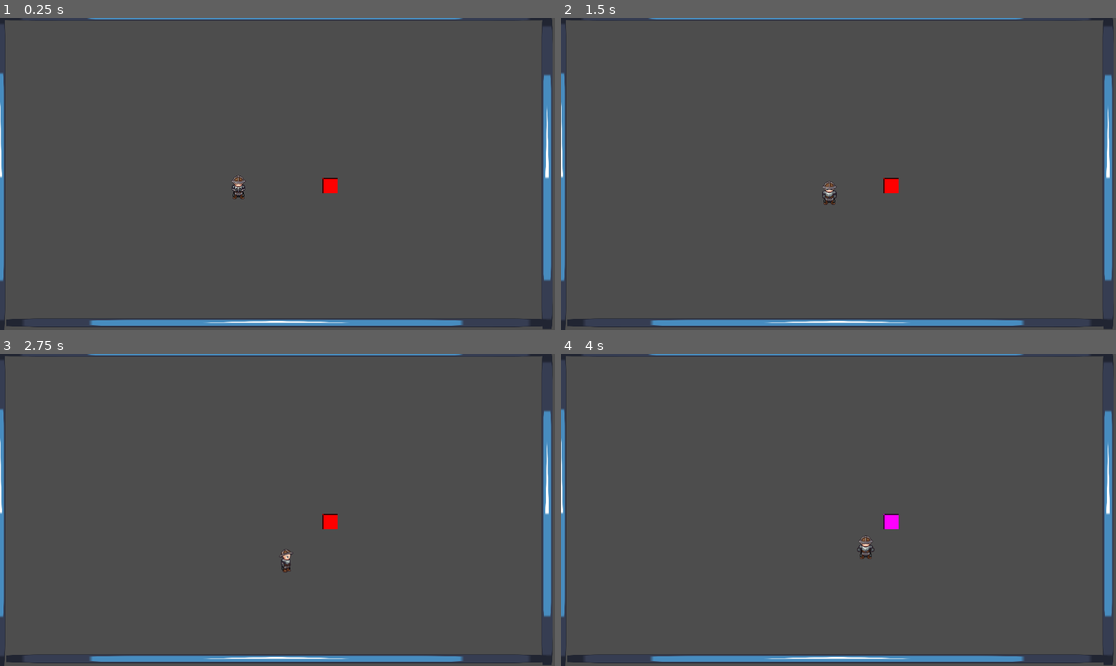
Above: before the commit, frames 1-4 (two rows, left to right).
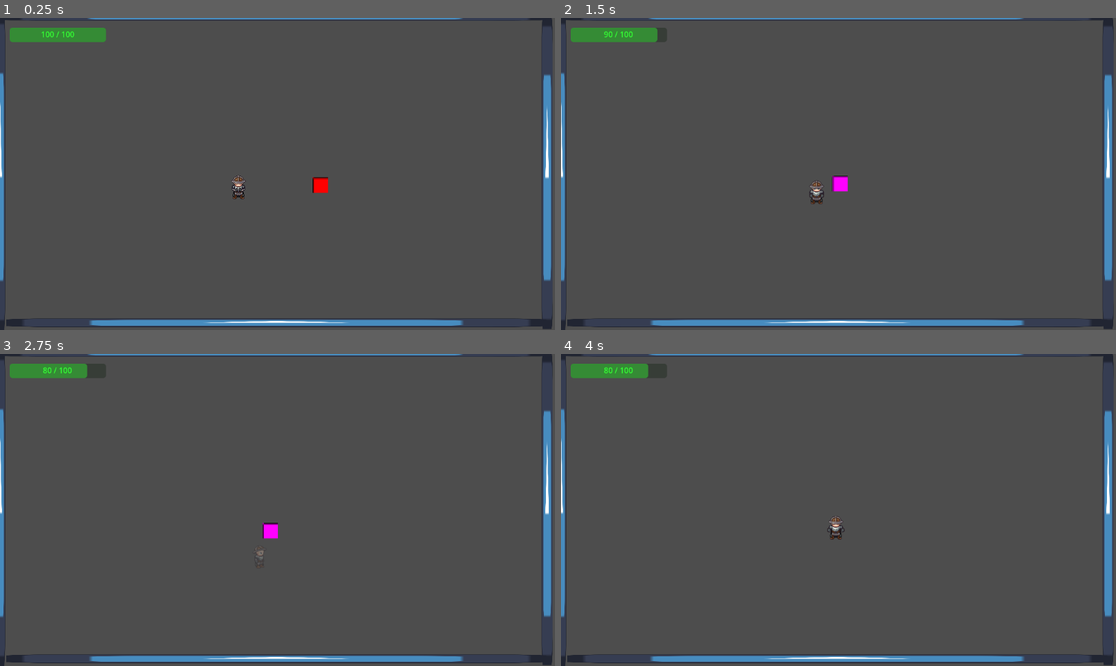
Above: after the commit, the same moments.

Repository: koukous/late-adventure
Game: Godot game, scene res://world.tscn
The game is run twice, just before and just after one commit, with the same random seed, the same clock (stepped at 60 frames per second) and the same inputs. The engine's default icon, where the game draws it, is replaced by a stand-in: a white triangle on a blue panel in a dark square.
Inputs (mouse positions are in pixels of both pictures, inside the frame that each line leads up to):
- Up to frame 1 (0.25 s): no input
- Up to frame 2 (1.5 s): move the mouse to (960, 158) at 0.52 s; hold D (move_right) 0.53-1.28 s; click (960, 158) at 0.6 s; move the mouse to (727, 189) at 1.27 s; hold S (move_down) from 1.28 s (still down); click (727, 189) at 1.35 s
- Up to frame 3 (2.75 s): move the mouse to (333, 441) at 2.02 s; release S (move_down) at 2.03 s; hold D (move_right) from 2.03 s (still down); click (333, 441) at 2.1 s
- Up to frame 4 (4 s): move the mouse to (810, 572) at 2.77 s; release D (move_right) at 2.78 s; hold W (move_up) 2.78-3.53 s; click (810, 572) at 2.85 s; move the mouse to (1005, 556) at 3.52 s; hold A (move_left) from 3.53 s (still down); click (1005, 556) at 3.6 s

The runs differ from the first frame. In frame 1, 1.0% of the frame differs, in the area x 1-61%, y 3-57%; in frame 2, 1.2%, in the area x 1-61%, y 3-60%; in frame 3, 1.0%; in frame 4, 1.0%.

Commit message:
enemy and healt barr
the enemy chase you in 300px radius and hit you if you die you respond again

Diff:
--- /dev/null
+++ b/HealtUI.tscn
@@ -0,0 +1,21 @@
+[gd_scene format=3 uid="uid://brwq0x8x8cs4g"]
+
+[ext_resource type="Script" uid="uid://c2ppssdgsfk52" path="res://healt_ui.gd" id="1_1b0h5"]
+
+[node name="HealthUI" type="CanvasLayer" unique_id=1590557099]
+script = ExtResource("1_1b0h5")
+
+[node name="HealthBar" type="ProgressBar" parent="." unique_id=1146098472]
+offset_left = 20.0
+offset_top = 20.0
+offset_right = 220.0
+offset_bottom = 50.0
+show_percentage = false
+
+[node name="HealthLabel" type="Label" parent="HealthBar" unique_id=2008229892]
+layout_mode = 0
+offset_right = 200.0
+offset_bottom = 28.0
+text = "100 / 100"
+horizontal_alignment = 1
+vertical_alignment = 1
--- a/enemy.gd
+++ b/enemy.gd
@@ -1,32 +1,86 @@
 extends CharacterBody2D
-# Simple Enemy - Takes damage and dies when hit
-# Works with either Sprite2D or AnimatedSprite2D!
+# Enemy that CHASES the player and damages on contact
 
 @export var max_health: int = 30
-@export var knockback_force: float = 200.0
+@export var contact_damage: int = 10
+@export var damage_cooldown: float = 1.0
+@export var move_speed: float = 80.0  # Chase speed
+@export var detection_range: float = 300.0  # How far enemy can "see" player
 
 var current_health: int
-var sprite  # Will hold either Sprite2D or AnimatedSprite2D
+var sprite
+var can_damage_player: bool = true
+var damage_timer: float = 0.0
+var player = null
 
 func _ready():
 	current_health = max_health
 
-	# Try to find either AnimatedSprite2D or Sprite2D
+	# Find sprite
 	if has_node("AnimatedSprite2D"):
 		sprite = $AnimatedSprite2D
 	elif has_node("Sprite2D"):
 		sprite = $Sprite2D
-	else:
-		print("Warning: Enemy has no sprite!")
 
-	# Connect to the player's attack area
-	var player = get_tree().get_first_node_in_group("player")
+	# Find the player
+	player = get_tree().get_first_node_in_group("player")
+
+	# Connect to player's attack area
 	if player:
 		var attack_area = player.get_node("AttackArea")
 		attack_area.body_entered.connect(_on_hit_by_attack)
 
+func _physics_process(delta):
+	# Update damage cooldown
+	if damage_timer > 0:
+		damage_timer -= delta
+		if damage_timer <= 0:
+			can_damage_player = true
+
+	# Chase the player if they exist and are in range
+	if player:
+		chase_player()
+
+	# Move the enemy
+	move_and_slide()
+
+	# Check if we're colliding with the player
+	check_player_collision()
+
+func chase_player():
+	# Calculate distance to player
+	var distance_to_player = global_position.distance_to(player.global_position)
+
+	# Only chase if player is within detection range
+	if distance_to_player < detection_range:
+		# Calculate direction to player
+		var direction = (player.global_position - global_position).normalized()
+
+		# Move towards player
+		velocity = direction * move_speed
+	else:
+		# Player too far away - stop moving
+		velocity = Vector2.ZERO
+
+func check_player_collision():
+	# Check all collisions this frame
+	for i in get_slide_collision_count():
+		var collision = get_slide_collision(i)
+		var collider = collision.get_collider()
+
+		# If we hit the player
+		if collider and collider.is_in_group("player") and can_damage_player:
+			damage_player(collider)
+
+func damage_player(player_node):
+	# Tell the player to take damage
+	if player_node.has_method("take_damage"):
+		player_node.take_damage(contact_damage)
+		can_damage_player = false
+		damage_timer = damage_cooldown
+		print("Enemy damaged player for ", contact_damage, " damage!")
+
 func _on_hit_by_attack(body):
-	# Check if the body that got hit is THIS enemy
 	if body == self:
 		take_damage(10)
 
@@ -34,17 +88,16 @@
 	current_health -= amount
 	print("Enemy took ", amount, " damage! Health: ", current_health)
 
-	# Visual feedback - flash red
+	# Visual feedback
 	if sprite:
-		sprite.modulate = Color(1, 0.3, 0.3)  # Red flash
+		sprite.modulate = Color(1, 0.3, 0.3)
 		await get_tree().create_timer(0.1).timeout
-		sprite.modulate = Color(1, 1, 1)  # Back to normal
+		if sprite:  # Check if still exists
+			sprite.modulate = Color(1, 1, 1)
 
-	# Check if dead
 	if current_health <= 0:
 		die()
 
 func die():
 	print("Enemy died!")
-	# Optional: play death animation, drop items, etc.
-	queue_free()  # Remove from scene
+	queue_free()
--- /dev/null
+++ b/healt_ui.gd
@@ -0,0 +1,35 @@
+extends CanvasLayer
+# Health Bar UI - displays player's current health
+
+@onready var health_bar = $HealthBar
+@onready var health_label = $HealthBar/HealthLabel
+
+func _ready():
+	# Find the player and connect to their health signal
+	var player = get_tree().get_first_node_in_group("player")
+	if player:
+		player.health_changed.connect(_on_player_health_changed)
+		player.player_died.connect(_on_player_died)
+
+		# Set initial health display
+		_on_player_health_changed(player.current_health, player.max_health)
+
+func _on_player_health_changed(current_health, max_health):
+	# Update the health bar
+	health_bar.max_value = max_health
+	health_bar.value = current_health
+
+	# Update the label text
+	health_label.text = str(current_health) + " / " + str(max_health)
+
+	# Change color based on health percentage
+	var health_percent = float(current_health) / float(max_health)
+	if health_percent > 0.6:
+		health_bar.modulate = Color(0.2, 1, 0.2)  # Green
+	elif health_percent > 0.3:
+		health_bar.modulate = Color(1, 1, 0.2)  # Yellow
+	else:
+		health_bar.modulate = Color(1, 0.2, 0.2)  # Red
+
+func _on_player_died():
+	health_label.text = "DEAD"
--- a/player.gd
+++ b/player.gd
@@ -1,5 +1,5 @@
 extends CharacterBody2D
-# Player with DEBUG PRINTS to see what's happening
+# Player with movement, animations, combat, AND health system!
 
 # Movement settings
 @export var speed: float = 200.0
@@ -9,63 +9,77 @@
 # Attack settings
 @export var attack_cooldown: float = 0.5
 
+# Health settings
+@export var max_health: int = 100
+@export var invincibility_duration: float = 1.0  # How long you're invincible after getting hit
+
 # State tracking
 var facing_direction: Vector2 = Vector2.DOWN
 var is_attacking: bool = false
 var can_attack: bool = true
 var attack_timer: float = 0.0
 
+# Health tracking
+var current_health: int
+var is_invincible: bool = false
+var invincibility_timer: float = 0.0
+
 # Node references
 @onready var animated_sprite = $AnimatedSprite2D
 @onready var attack_area = $AttackArea
 @onready var attack_hitbox = $AttackArea/AttackCollision
 
+# Signal to notify UI when health changes
+signal health_changed(new_health, max_health)
+signal player_died
+
 func _ready():
-	# DEBUG: Print to verify nodes exist
-	print("=== PLAYER DEBUG ===")
-	print("AttackArea exists: ", attack_area != null)
-	print("AttackCollision exists: ", attack_hitbox != null)
+	# Initialize health
+	current_health = max_health
 
-	# Make sure attack hitbox is disabled at start
+	# Disable attack hitbox at start
 	attack_hitbox.disabled = true
 
-	# Connect signal to see when attack hits something
-	attack_area.body_entered.connect(_on_attack_hit)
-
-func _on_attack_hit(body):
-	print("Attack hit something: ", body.name)
+	# Emit initial health for UI
+	health_changed.emit(current_health, max_health)
 
 func _physics_process(delta):
-	# Update attack cooldown timer
+	# Update timers
+	update_timers(delta)
+
+	# Check for attack input
+	if Input.is_action_just_pressed("attack") and can_attack and not is_attacking:
+		start_attack()
+
+	# Only allow movement if not attacking
+	if not is_attacking:
+		handle_movement(delta)
+	else:
+		velocity = velocity.move_toward(Vector2.ZERO, friction * delta)
+
+	move_and_slide()
+	update_animation()
+
+func update_timers(delta):
+	# Attack cooldown timer
 	if attack_timer > 0:
 		attack_timer -= delta
 		if attack_timer <= 0:
 			can_attack = true
 
-	# Check for attack input
-	if Input.is_action_just_pressed("attack"):
-		print("Attack button pressed! Can attack: ", can_attack, " Is attacking: ", is_attacking)
-		if can_attack and not is_attacking:
-			start_attack()
-
-	# Only allow movement if not attacking
-	if not is_attacking:
-		handle_movement(delta)
-	else:
-		# Slow down during attack
-		velocity = velocity.move_toward(Vector2.ZERO, friction * delta)
-
-	move_and_slide()
-	update_animation()
+	# Invincibility timer
+	if invincibility_timer > 0:
+		invincibility_timer -= delta
+		if invincibility_timer <= 0:
+			is_invincible = false
+			animated_sprite.modulate = Color(1, 1, 1)  # Back to normal color
 
 func handle_movement(delta):
 	var input_direction = get_input_direction()
 
-	# Update facing direction when moving
 	if input_direction != Vector2.ZERO:
 		facing_direction = input_direction
 
-	# Apply movement
 	if input_direction != Vector2.ZERO:
 		velocity = velocity.move_toward(input_direction * speed, acceleration * delta)
 	else:
@@ -79,24 +93,16 @@
 	return direction.normalized()
 
 func start_attack():
-	print(">>> STARTING ATTACK <<<")
 	is_attacking = true
 	can_attack = false
 	attack_timer = attack_cooldown
 
-	# Position the attack hitbox based on facing direction
 	update_attack_hitbox_position()
+	attack_hitbox.disabled = false
 
-	# Enable hitbox briefly
-	attack_hitbox.disabled = false
-	print("Attack hitbox ENABLED")
-
-	# Disable hitbox after a short time (attack duration)
 	await get_tree().create_timer(0.2).timeout
 	attack_hitbox.disabled = true
-	print("Attack hitbox DISABLED")
 
-	# Wait for attack animation to finish
 	await get_tree().create_timer(0.3).timeout
 	is_attacking = false
 
@@ -104,21 +110,70 @@
 	var offset_distance = 40
 
 	if abs(facing_direction.x) > abs(facing_direction.y):
-		# Attacking left or right
 		if facing_direction.x < 0:
 			attack_area.position = Vector2(-offset_distance, 0)
-			print("Attack position: LEFT")
 		else:
 			attack_area.position = Vector2(offset_distance, 0)
-			print("Attack position: RIGHT")
 	else:
-		# Attacking up or down
 		if facing_direction.y < 0:
 			attack_area.position = Vector2(0, -offset_distance)
-			print("Attack position: UP")
 		else:
 			attack_area.position = Vector2(0, offset_distance)
-			print("Attack position: DOWN")
+
+func take_damage(amount: int):
+	# Don't take damage if invincible
+	if is_invincible:
+		return
+
+	current_health -= amount
+	print("Player took ", amount, " damage! Health: ", current_health, "/", max_health)
+
+	# Emit signal for UI to update
+	health_changed.emit(current_health, max_health)
+
+	# Visual feedback - flash red
+	animated_sprite.modulate = Color(1, 0.3, 0.3)
+
+	# Become invincible temporarily
+	is_invincible = true
+	invincibility_timer = invincibility_duration
+
+	# Blink effect during invincibility
+	blink_while_invincible()
+
+	# Check if dead
+	if current_health <= 0:
+		die()
+
+func blink_while_invincible():
+	# Make sprite blink while invincible
+	var blink_count = 0
+	var max_blinks = int(invincibility_duration / 0.15)  # Blink every 0.15 seconds
+
+	while is_invincible and blink_count < max_blinks:
+		await get_tree().create_timer(0.075).timeout
+		if is_invincible:  # Check if still invincible
+			animated_sprite.modulate.a = 0.3  # Semi-transparent
+
+		await get_tree().create_timer(0.075).timeout
+		if is_invincible:
+			animated_sprite.modulate = Color(1, 1, 1)  # Fully visible
+
+		blink_count += 1
+
+func heal(amount: int):
+	current_health = min(current_health + amount, max_health)
+	print("Player healed ", amount, "! Health: ", current_health, "/", max_health)
+	health_changed.emit(current_health, max_health)
+
+func die():
+	print("Player died!")
+	player_died.emit()
+
+	# Optional: play death animation
+	# For now, just restart the scene
+	await get_tree().create_timer(1.0).timeout
+	get_tree().reload_current_scene()
 
 func update_animation():
 	var is_moving = velocity.length() > 10
--- a/project.godot
+++ b/project.godot
@@ -46,6 +46,7 @@
 [physics]
 
 3d/physics_engine="Jolt Physics"
+2d/default_gravity=0.0
 
 [rendering]
 
--- a/world.tscn
+++ b/world.tscn
@@ -2,6 +2,7 @@
 
 [ext_resource type="PackedScene" uid="uid://bkpyaft2y2e6y" path="res://player.tscn" id="1_fj7yv"]
 [ext_resource type="Texture2D" uid="uid://c40kaqdpey8se" path="res://icon.svg" id="2_tlwt5"]
+[ext_resource type="PackedScene" uid="uid://brwq0x8x8cs4g" path="res://HealtUI.tscn" id="3_aqk2v"]
 [ext_resource type="PackedScene" uid="uid://4035bihmolck" path="res://Enemy.tscn" id="3_tlwt5"]
 
 [sub_resource type="RectangleShape2D" id="RectangleShape2D_aqk2v"]
@@ -25,6 +26,8 @@
 position = Vector2(495, 340)
 speed = 300.0
 friction = 500.0
+
+[node name="HealthUI" parent="." unique_id=1590557099 instance=ExtResource("3_aqk2v")]
 
 [node name="StaticBody2D" type="StaticBody2D" parent="." unique_id=985245244]
 
Not shown, added: healt_ui.gd.uid
